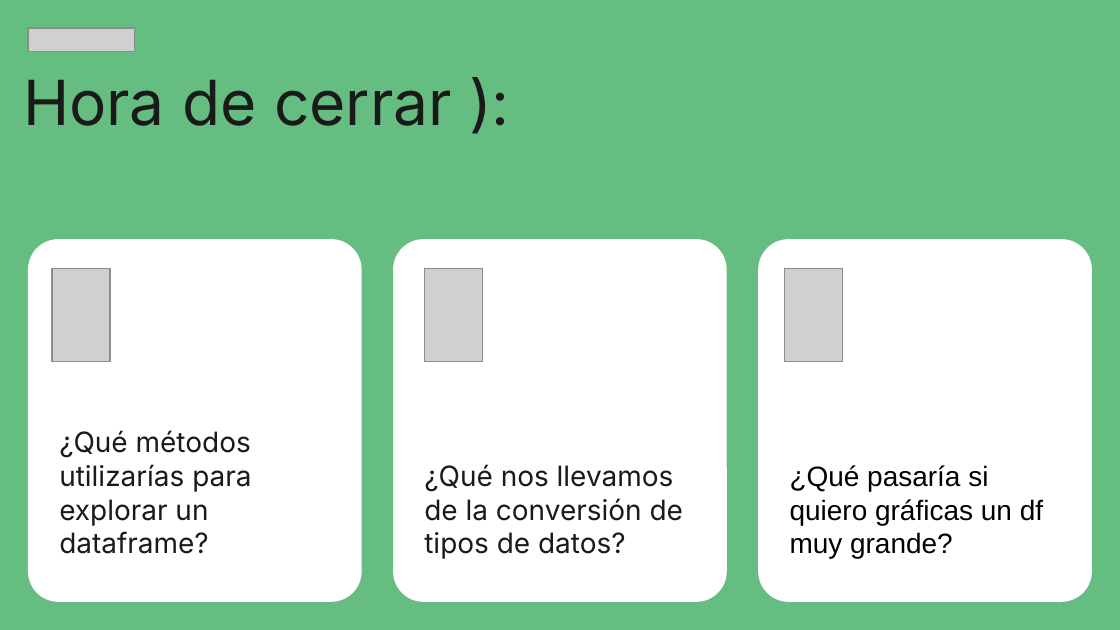
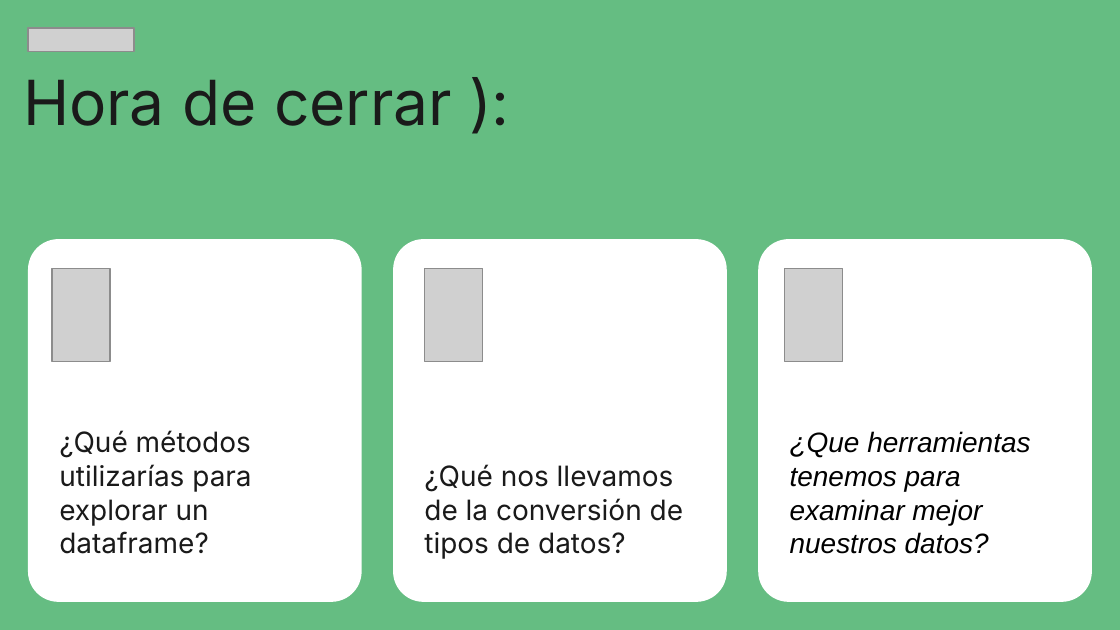
Before and after one commit to zyntonyson/bootcamp_ds_da, a slide deck: slide 5 of 04-data-wrangling/07-data-wrangling.pptx. Drawn at 1120x630 pixels with LibreOffice and Linux fonts; fonts in the diff are those of the drawing; grey boxes stand for pictures. Boxes give left, top, right and bottom in pixels: in the first picture for what was removed or moved away, otherwise in the second. Text is boxed around its words. In the diff, an @@ line names an element or a change of style, - is before the commit and + after.

```diff
--- a/04-data-wrangling/07-data-wrangling.pptx
+++ b/04-data-wrangling/07-data-wrangling.pptx
@@ text in rounded rectangle at bbox=[790, 431, 1030, 554]: text changed; italic on @@
-¿Qué pasaría si quiero gráficas un df muy grande?
+¿Que herramientas tenemos para examinar mejor nuestros datos?
```
Also in this commit, not shown: 2 other slides changed, 5 other files.
